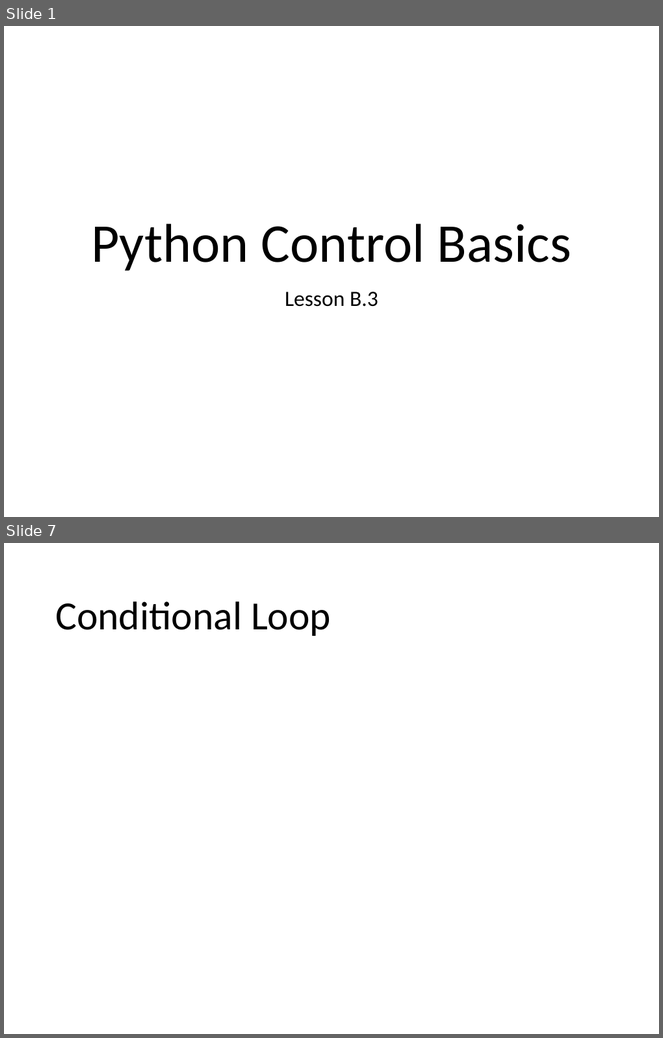
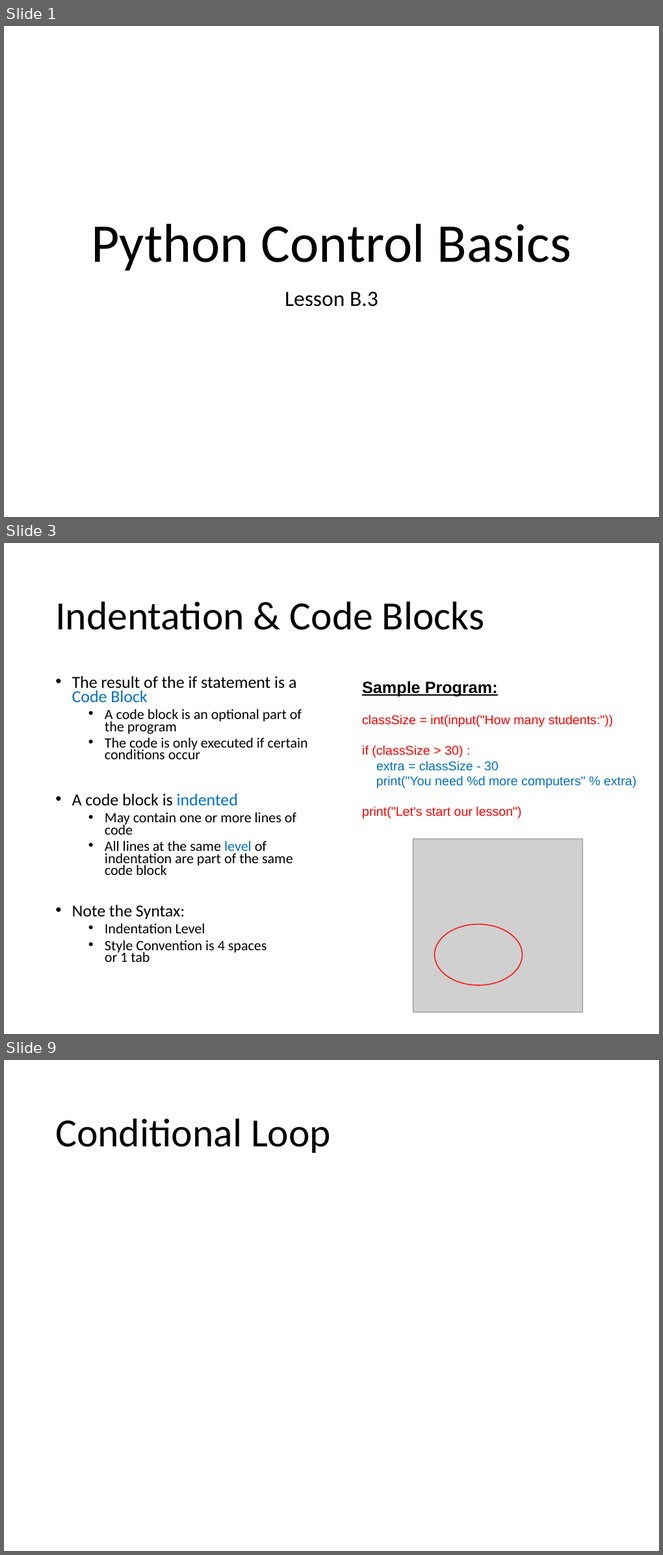
Before and after one commit to Greg5519/ICS2O0, a slide deck: Topic B Programming Introduction/B.3 Lesson - Python Control Basics.pptx. Shown one above the other, each under a label of ours: slides 1 and 7 before the commit, slides 1, 3 and 9 after it; the slides between them are not shown. The pictures are 663x1038 and 663x1555 pixels, drawn with LibreOffice and Linux fonts; fonts in the diff are those of the drawing; grey boxes stand for pictures. Boxes give left, top, right and bottom in pixels: in the first picture for what was removed or moved away, otherwise in the second. Text is boxed around its words. In the diff, an @@ line names an element or a change of style, - is before the commit and + after.

```diff
--- a/Topic B Programming Introduction/B.3 Lesson - Python Control Basics.pptx
+++ b/Topic B Programming Introduction/B.3 Lesson - Python Control Basics.pptx
@@ slide 3 added at [4,543,659,1034], background #FFFFFF @@
@@ title added at [55,601,485,630], 44 pt, text #000000 @@
+Indentation & Code Blocks
@@ text added at [72,676,308,962], 15.7 pt, text #000000 @@
+• The result of the if statement is a Code Block
+  • A code block is an optional part of the program
+  • The code is only executed if certain conditions occur
+• A code block is indented
+  • May contain one or more lines of code
+  • All lines at the same level of indentation are part of the same code block
+• Note the Syntax:
+  • Indentation Level
+  • Style Convention is 4 spaces
+    or 1 tab
@@ text added at [362,681,636,819], 14 pt, text #FF0000 @@
+Sample Program:
+classSize = int(input("How many students:"))
+if (classSize > 30) :
+extra = classSize - 30
+print("You need %d more computers" % extra)
+print("Let's start our lesson")
@@ picture added at [414,839,583,1013] @@
@@ ellipse added at [434,925,522,985], outline #FF0000 1 pt @@
@@ what was slide 7 is now slide 9 @@
```
Also in this commit, not shown: 1 slide changed, 6 other slides added, 4 slides removed, 1 other file.
